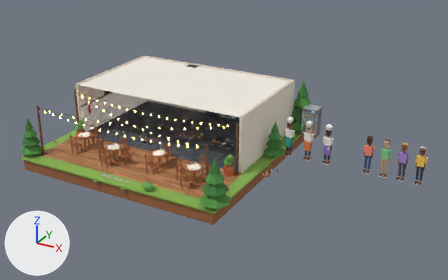
An edit to the Blender file assets/kitchen_assets.blend, drawn before and after from the same camera.
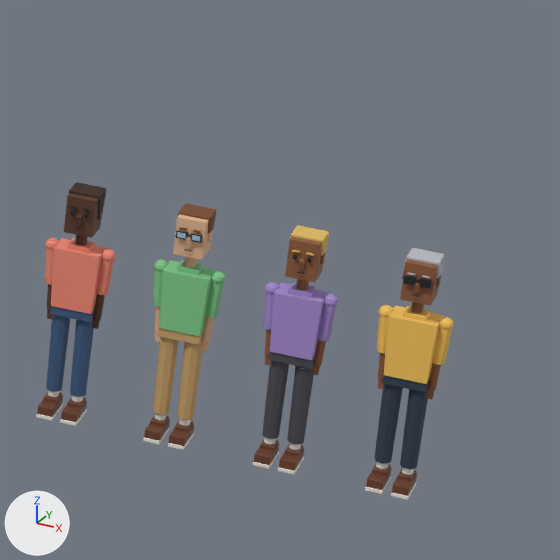
Each version is shown whole from a camera (50 mm lens) standing at (16.78, -26.3, 13.18) and looking at (3.02, -1.27, 0.66), then close up on the part from 80% to 99% of the width and 38% to 70% of the height. Lighting does not change. The marker at lower left points along +X, +Y and +Z. The first two pictures are the older version.

The first close-up shows 'Diner_A_Torso', 'Diner_B_Head', 'Diner_B_LegL', 'Diner_B_Torso', 'Diner_C_Head', 'Diner_C_LegL', 'Diner_C_LegR', 'Diner_C_Torso', 'Diner_D_Head', 'Diner_D_LegL', 'Diner_D_LegR', 'Diner_D_Torso' and 20 more.
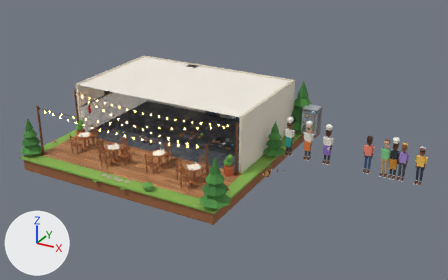
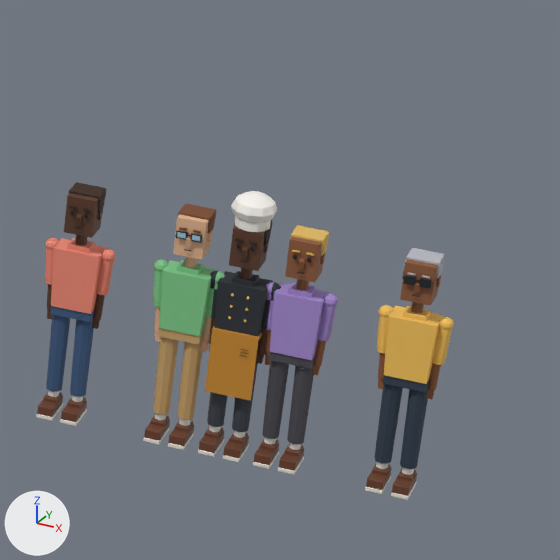
Boxes [x1, y1, x2, y2] around the edits, measured in the close-ups (560 x 560 px):
'Chef_Head_Torso', added: after [205, 268, 273, 401]
'Chef_Head_Head', added: after [229, 191, 277, 271]
'Chef_Head_LegR', added: after [222, 357, 258, 462]
'Chef_Head_LegL', added: after [198, 392, 227, 457]
'Chef_Head_ForearmR', added: after [256, 324, 267, 364]
'Chef_Head_ArmR', added: after [262, 282, 281, 325]
'Chef_Head_ArmL', added: after [210, 271, 218, 314]
'Chef_Head_ForearmL', added: after [209, 314, 216, 352]
'Chef_Head_Eyes', added: after [236, 243, 255, 251]

What changed in the scene script:
```text
Add ob_chef_head_eyes:
    ob_chef_head_eyes = bpy.data.objects.new('Chef_Head_Eyes', me_chef_mute_eyes_002.copy())  # the mesh of ob_diner_c_eyes; modifiers BEVEL
    ob_chef_head_eyes.parent = ob_chef_head_head
    ob_chef_head_eyes.location = (0.0, -0.134, 0.185)
Add ob_chef_head_head:
    ob_chef_head_head = bpy.data.objects.new('Chef_Head_Head', me_chef_mute_head_003)  # 178 vertices, 152 faces; spans x -0.152..0.152, y -0.16..0.16, z 0.015..0.55; in mat_lp_skin_mute (brown #5b3a29), mat_lp_hair_mute (black #2a1d17), mat_lp_chefhat (white #f7f4ee), mat_lp_eyedark (black #1d1f24); modifiers BEVEL
    ob_chef_head_head.parent = ob_chef_head_torso
    ob_chef_head_head.location = (0.0, 0.0, 0.6)
Add ob_chef_head_torso:
    ob_chef_head_torso = bpy.data.objects.new('Chef_Head_Torso', me_chef_mute_torso_003)  # 200 vertices, 202 faces; spans x -0.17..0.17, y -0.138..0.108, z -0.39..0.625; in mat_lp_chefpants (dark grey #3b4048), mat_lp_head_jacket (dark grey #2a2f36), mat_lp_head_button (orange #f6c35b), mat_lp_head_apron (orange #c98a2e), mat_lp_skin_mute (brown #5b3a29), mat_lp_eyedark (black #1d1f24); modifiers BEVEL
    ob_chef_head_torso.parent = ob_chef_head
    ob_chef_head_torso.location = (0.0, 0.03, 0.86)
Add ob_chef_head:
    ob_chef_head = bpy.data.objects.new('Chef_Head', None)
    ob_chef_head.location = (11.2, 0.0, 0.0)
Add ob_chef_head_forearmr:
    ob_chef_head_forearmr = bpy.data.objects.new('Chef_Head_ForearmR', me_chef_mute_forearmr_003)  # 98 vertices, 84 faces; spans x -0.047..0.047, y -0.049..0.049, z -0.315..0.035; in mat_lp_head_jacket (dark grey #2a2f36), mat_lp_skin_mute (brown #5b3a29); modifiers BEVEL
    ob_chef_head_forearmr.parent = ob_chef_head_armr
    ob_chef_head_forearmr.location = (0.0, 0.0, -0.27)
Add ob_chef_head_armr:
    ob_chef_head_armr = bpy.data.objects.new('Chef_Head_ArmR', me_chef_mute_armr_004)  # 72 vertices, 72 faces; spans x -0.052..0.052, y -0.055..0.055, z -0.265..0.05; in mat_lp_head_jacket (dark grey #2a2f36); modifiers BEVEL
    ob_chef_head_armr.parent = ob_chef_head_torso
    ob_chef_head_armr.location = (0.205, 0.0, 0.45)
    ob_chef_head_armr.rotation_euler = (0.0, 0.0698, 0.0)  # degrees (0, 4, 0)
Add ob_chef_head_forearml:
    ob_chef_head_forearml = bpy.data.objects.new('Chef_Head_ForearmL', me_chef_mute_forearml_003)  # 98 vertices, 84 faces; spans x -0.047..0.047, y -0.049..0.049, z -0.315..0.035; in mat_lp_head_jacket (dark grey #2a2f36), mat_lp_skin_mute (brown #5b3a29); modifiers BEVEL
    ob_chef_head_forearml.parent = ob_chef_head_arml
    ob_chef_head_forearml.location = (0.0, 0.0, -0.27)
Add ob_chef_head_arml:
    ob_chef_head_arml = bpy.data.objects.new('Chef_Head_ArmL', me_chef_mute_arml_004)  # 72 vertices, 72 faces; spans x -0.052..0.052, y -0.055..0.055, z -0.265..0.05; in mat_lp_head_jacket (dark grey #2a2f36); modifiers BEVEL
    ob_chef_head_arml.parent = ob_chef_head_torso
    ob_chef_head_arml.location = (-0.205, 0.0, 0.45)
    ob_chef_head_arml.rotation_euler = (0.0, -0.0698, 0.0)  # degrees (0, -4, 0)
Add ob_chef_head_legr:
    ob_chef_head_legr = bpy.data.objects.new('Chef_Head_LegR', me_chef_mute_legr_003)  # a box spanning x -0.06..0.06, y -0.195..0.075, z -0.86..-0.83, material slot 0; a box spanning x -0.058..0.058, y -0.19..0.07, z -0.835..-0.765, material slot 1; a box spanning x -0.05..0.05, y -0.08..0.06, z -0.78..-0.74, material slot 1; an 8-sided cylinder along z spanning x -0.042..0.042, y -0.042..0.042, z -0.75..-0.67, material slot 2; an 8-sided cut cone along z (radius 0.06 at the low end, 0.07 at the high end) spanning x -0.07..0.07, y -0.07..0.07, z -0.69..0.01, material slot 3; in mat_lp_sole (white #efe9df), mat_lp_shoe (brown #6b3f2a), mat_lp_sock (white #ecebe6), mat_lp_chefpants (dark grey #3b4048); modifiers BEVEL
    ob_chef_head_legr.parent = ob_chef_head
    ob_chef_head_legr.location = (0.09, 0.03, 0.86)
Add ob_chef_head_legl:
    ob_chef_head_legl = bpy.data.objects.new('Chef_Head_LegL', me_chef_mute_legl_003)  # a box spanning x -0.06..0.06, y -0.195..0.075, z -0.86..-0.83, material slot 0; a box spanning x -0.058..0.058, y -0.19..0.07, z -0.835..-0.765, material slot 1; a box spanning x -0.05..0.05, y -0.08..0.06, z -0.78..-0.74, material slot 1; an 8-sided cylinder along z spanning x -0.042..0.042, y -0.042..0.042, z -0.75..-0.67, material slot 2; an 8-sided cut cone along z (radius 0.06 at the low end, 0.07 at the high end) spanning x -0.07..0.07, y -0.07..0.07, z -0.69..0.01, material slot 3; in mat_lp_sole (white #efe9df), mat_lp_shoe (brown #6b3f2a), mat_lp_sock (white #ecebe6), mat_lp_chefpants (dark grey #3b4048); modifiers BEVEL
    ob_chef_head_legl.parent = ob_chef_head
    ob_chef_head_legl.location = (-0.09, 0.03, 0.86)
```
